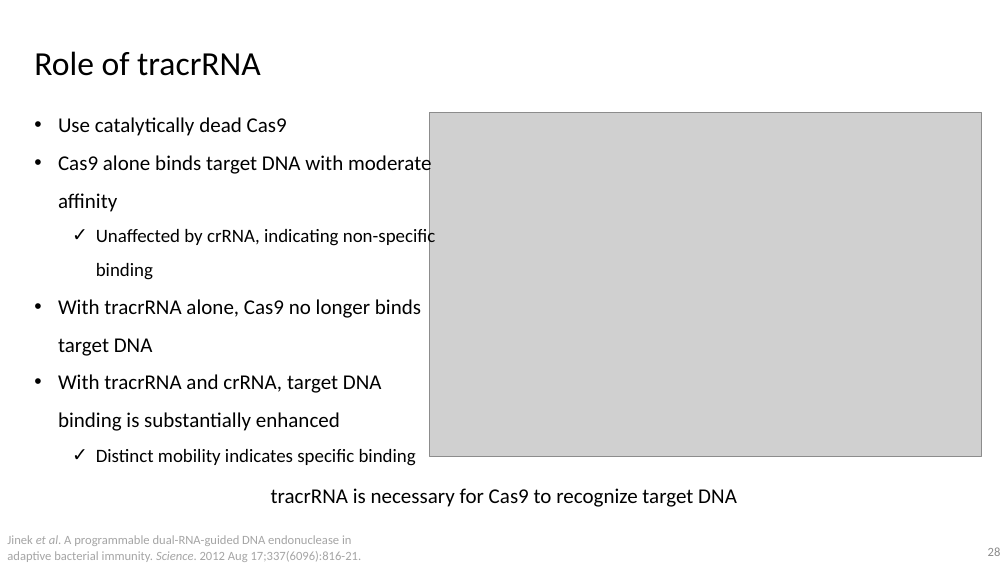
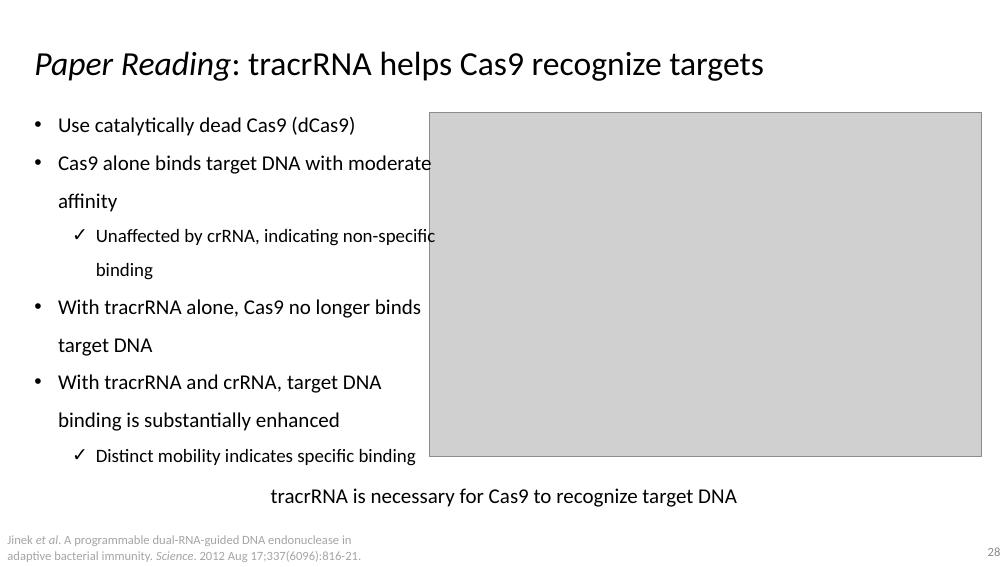
Before and after one commit to vwOvOwv/PKU-Undergraduate-Course, a slide deck: slide 28 of 遗传学(Genetics)/讨论课/Topic-3_遗传学技术/CRISPR-Cas.pptx. Drawn at 1008x567 pixels with LibreOffice and Linux fonts; fonts in the diff are those of the drawing; grey boxes stand for pictures. Boxes give left, top, right and bottom in pixels: in the first picture for what was removed or moved away, otherwise in the second. Text is boxed around its words. In the diff, an @@ line names an element or a change of style, - is before the commit and + after.

```diff
--- a/遗传学(Genetics)/讨论课/Topic-3_遗传学技术/CRISPR-Cas.pptx
+++ b/遗传学(Genetics)/讨论课/Topic-3_遗传学技术/CRISPR-Cas.pptx
@@ text at [34, 51, 764, 81]: text changed @@
-Role of tracrRNA
+Paper Reading: tracrRNA helps Cas9 recognize targets
@@ text at [58, 117, 355, 136]: text changed @@
-• Use catalytically dead Cas9
+• Use catalytically dead Cas9 (dCas9)
```
Also in this commit, not shown: 18 other slides changed, 5 slides added, 1 other file.
